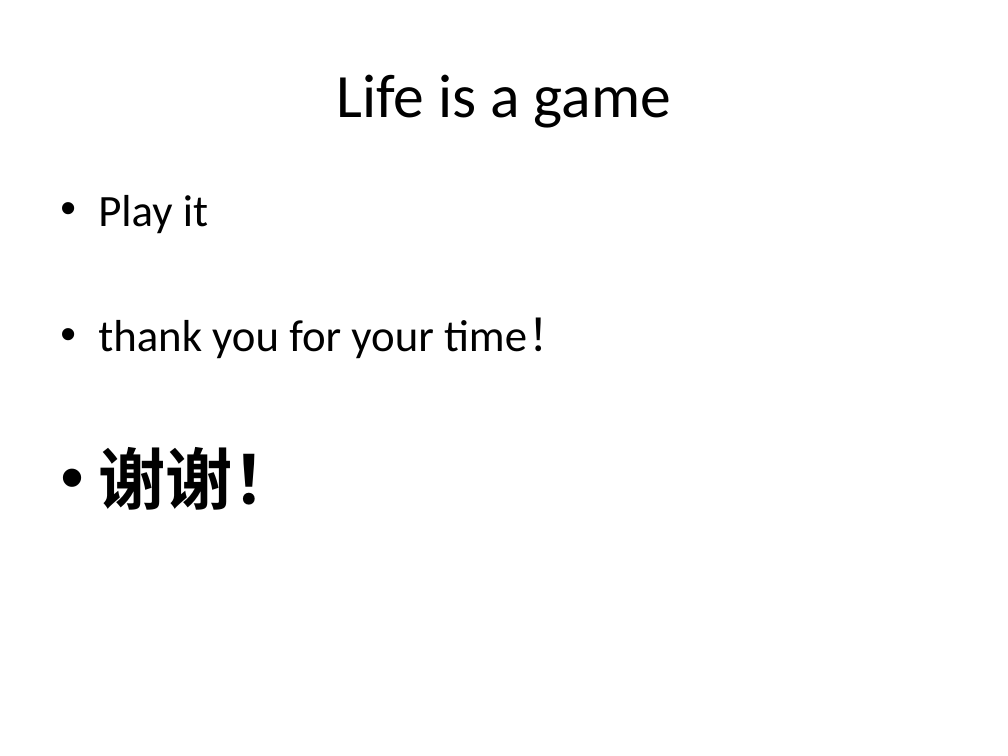
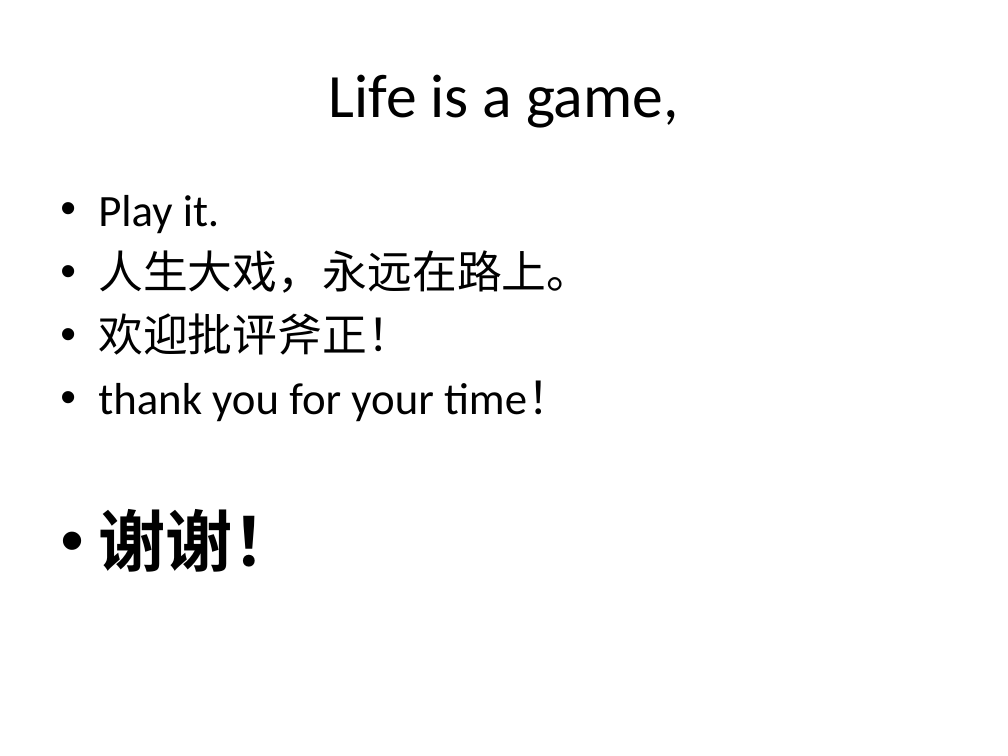
Before and after one commit to FinchYang/pyinrealworld, a slide deck: slide 20 of doc/Blah blah blah.pptx (slide 22 before the commit). Drawn at 1008x756 pixels with LibreOffice and Linux fonts; fonts in the diff are those of the drawing. Boxes give left, top, right and bottom in pixels: in the first picture for what was removed or moved away, otherwise in the second. Text is boxed around its words. In the diff, an @@ line names an element or a change of style, - is before the commit and + after.

```diff
--- a/doc/Blah blah blah.pptx
+++ b/doc/Blah blah blah.pptx
@@ title at (329,74,679,128): text changed @@
-Life is a game
+Life is a game,
@@ text at (98,195,591,355): text changed @@
-• Play it
+• Play it.
+• 人生大戏，永远在路上。
+• 欢迎批评斧正！
```
Also in this commit, not shown: 19 other slides changed, 2 slides removed, 8 other files.
